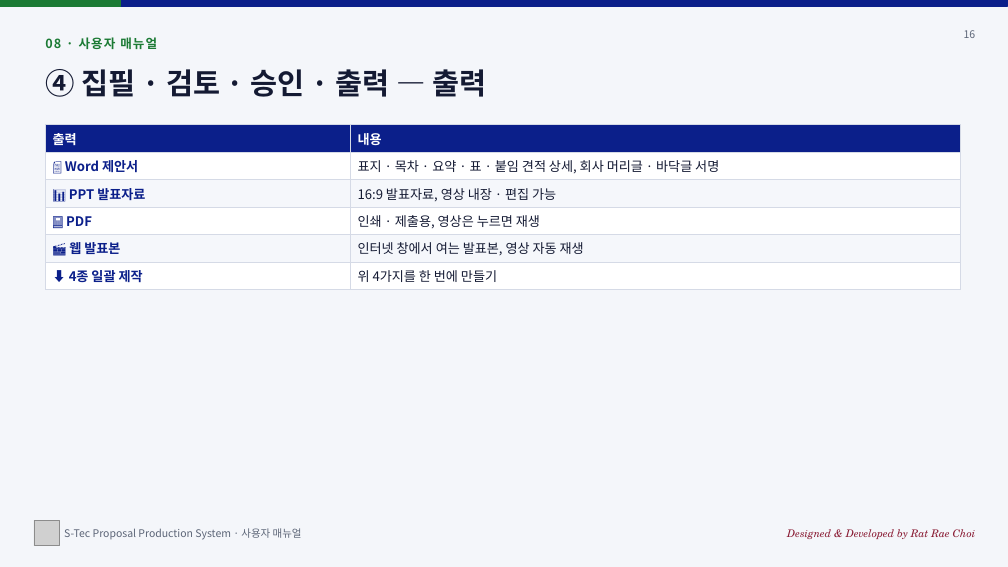
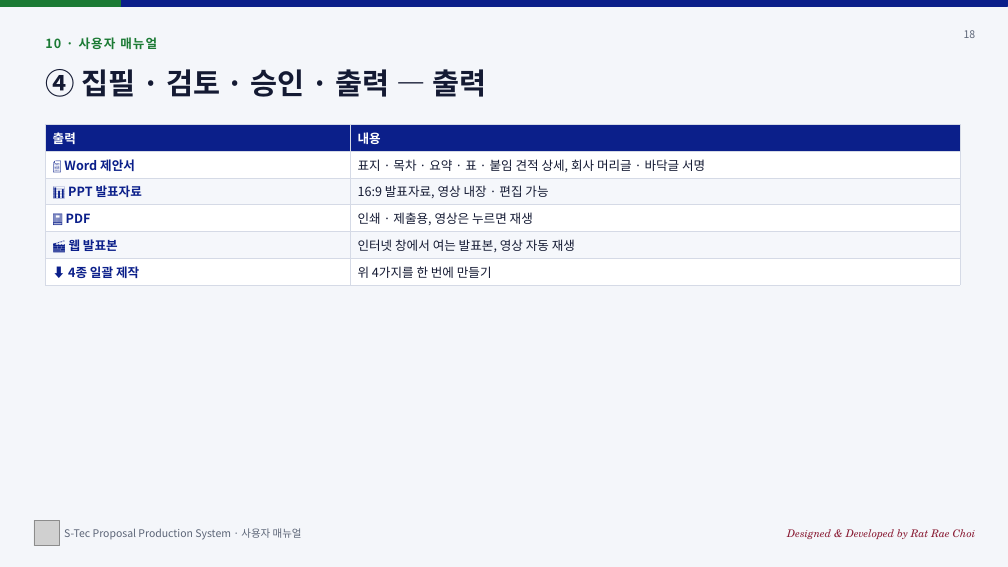
Before and after one commit to sadness500-boop/S-Tec-Proposal-Production-System, a slide deck: slide 18 of docs/S-Tec-Proposal-Production-System_사용자매뉴얼_v2.1.1.pptx (slide 16 before the commit). Drawn at 1008x567 pixels with LibreOffice and Linux fonts; fonts in the diff are those of the drawing; grey boxes stand for pictures. Boxes give left, top, right and bottom in pixels: in the first picture for what was removed or moved away, otherwise in the second. Text is boxed around its words. In the diff, an @@ line names an element or a change of style, - is before the commit and + after.

```diff
--- a/docs/S-Tec-Proposal-Production-System_사용자매뉴얼_v2.1.1.pptx
+++ b/docs/S-Tec-Proposal-Production-System_사용자매뉴얼_v2.1.1.pptx
@@ text at (45, 37, 157, 49): text changed @@
-08 · 사용자 매뉴얼
+10 · 사용자 매뉴얼
@@ table at (45, 125, 960, 282) @@
@@ size 12.5 to 12 pt @@
```
Also in this commit, not shown: 20 other slides changed, 2 slides added, 19 other files.
